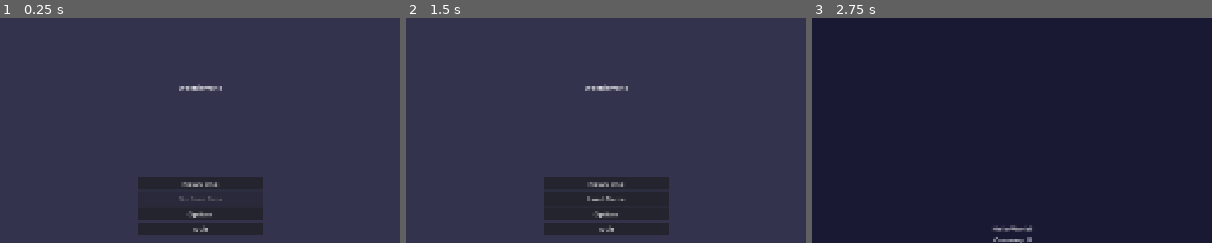
Above: before the commit, frames 1-3 (left to right).
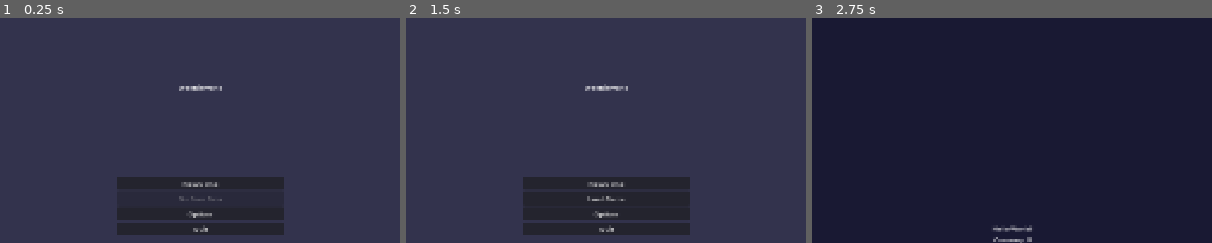
Above: after the commit, the same moments.

Repository: aaronleebrooks/weenieworld
Game: Godot game, scene res://scenes/main_menu/MainMenu.tscn
The game is run twice, just before and just after one commit, with the same random seed, the same clock (stepped at 60 frames per second) and the same inputs.
Inputs:
- Up to frame 1 (0.25 s): no input
- Up to frame 2 (1.5 s): click "New Game" at 0.5 s; click "Back to Menu" at 1.25 s
- Up to frame 3 (2.75 s): click "New Game" at 2 s
The pictures show only the part of the screen within x 25-75%, y 1-51%; the shares and areas given below are measured in that part.

The runs differ from the first frame. In frame 1, 1.7% of the frame differs, in the area x 29-71%, y 70-97%; in frame 2, 2.3%; in frame 3, nothing differs.

Commit message:
Implement native Godot event system for responsive modals - remove custom ResponsiveModal class and use viewport.size_changed signal directly

Diff:
--- a/scenes/main_menu/MainMenu.gd
+++ b/scenes/main_menu/MainMenu.gd
@@ -4,16 +4,59 @@
 @onready var continue_button = $MenuContainer/ContinueButton
 @onready var options_button = $MenuContainer/OptionsButton
 @onready var quit_button = $MenuContainer/QuitButton
+@onready var menu_container = $MenuContainer
+@onready var title = $Title
 
 func _ready():
+	print("MainMenu: _ready() called")
+
 	# Connect button signals
 	new_game_button.pressed.connect(_on_new_game_pressed)
 	continue_button.pressed.connect(_on_continue_pressed)
 	options_button.pressed.connect(_on_options_pressed)
 	quit_button.pressed.connect(_on_quit_pressed)
 
+	# Connect to viewport size changes using native event system
+	get_viewport().size_changed.connect(_on_viewport_size_changed)
+
+	# Initial responsive sizing
+	_update_responsive_layout()
+
 	# Check if save file exists and enable/disable continue button
 	update_continue_button()
+
+func _on_viewport_size_changed():
+	print("MainMenu: Viewport size changed")
+	_update_responsive_layout()
+
+func _update_responsive_layout():
+	var viewport_size = get_viewport().get_visible_rect().size
+	print("MainMenu: Viewport size = ", viewport_size)
+
+	# Adjust menu container size based on viewport
+	var container_width = min(viewport_size.x * 0.4, 400)  # 40% of viewport or max 400px
+	var container_height = min(viewport_size.y * 0.3, 300)  # 30% of viewport or max 300px
+
+	# Ensure minimum size
+	container_width = max(container_width, 200)
+	container_height = max(container_height, 150)
+
+	print("MainMenu: Container size = ", Vector2(container_width, container_height))
+
+	if menu_container:
+		menu_container.offset_left = -container_width / 2
+		menu_container.offset_top = -container_height / 2
+		menu_container.offset_right = container_width / 2
+		menu_container.offset_bottom = container_height / 2
+		print("MainMenu: Menu container updated")
+
+	# Adjust title position
+	if title:
+		var title_width = min(viewport_size.x * 0.3, 300)
+		title_width = max(title_width, 150)
+		title.offset_left = -title_width / 2
+		title.offset_right = title_width / 2
+		print("MainMenu: Title updated")
 
 func _on_new_game_pressed():
 	print("Starting new game...")
--- a/scenes/ui/ConfirmationDialog.gd
+++ b/scenes/ui/ConfirmationDialog.gd
@@ -1,16 +1,68 @@
-extends "res://scripts/components/ResponsiveModal.gd"
+extends Control
 
 @onready var no_button = $DialogPanel/ButtonContainer/NoButton
 @onready var yes_button = $DialogPanel/ButtonContainer/YesButton
+@onready var dialog_panel = $DialogPanel
 
 signal confirmed()
 signal cancelled()
 
-var save_info: Dictionary
+var save_info: Dictionary = {}
+
+# Responsive modal properties
+var min_width: float = 300.0
+var min_height: float = 200.0
+var max_width_percent: float = 0.8
+var max_height_percent: float = 0.8
 
 func _ready():
+	print("ConfirmationDialog: _ready() called")
 	no_button.pressed.connect(_on_no_pressed)
 	yes_button.pressed.connect(_on_yes_pressed)
+
+	# Connect to viewport size changes using native event system
+	get_viewport().size_changed.connect(_on_viewport_size_changed)
+
+	# Initial size update
+	_update_modal_size()
+
+	# Style the buttons
+	no_button.add_theme_color_override("font_color", Color.WHITE)
+	yes_button.add_theme_color_override("font_color", Color.RED)
+
+	# Add spacing between buttons
+	var button_container = $DialogPanel/ButtonContainer
+	button_container.add_theme_constant_override("separation", 20)
+
+	# Set focus to No button (primary action)
+	no_button.grab_focus()
+
+func _on_viewport_size_changed():
+	print("ConfirmationDialog: Viewport size changed")
+	_update_modal_size()
+
+func _update_modal_size():
+	var viewport_size = get_viewport().get_visible_rect().size
+	print("ConfirmationDialog: Viewport size = ", viewport_size)
+
+	var target_width = min(viewport_size.x * max_width_percent, viewport_size.x - 100)
+	var target_height = min(viewport_size.y * max_height_percent, viewport_size.y - 100)
+
+	# Ensure minimum size
+	target_width = max(target_width, min_width)
+	target_height = max(target_height, min_height)
+
+	print("ConfirmationDialog: Target size = ", Vector2(target_width, target_height))
+
+	if dialog_panel:
+		print("ConfirmationDialog: Updating panel size")
+		dialog_panel.offset_left = -target_width / 2
+		dialog_panel.offset_top = -target_height / 2
+		dialog_panel.offset_right = target_width / 2
+		dialog_panel.offset_bottom = target_height / 2
+		print("ConfirmationDialog: Panel offsets set to ", Vector4(dialog_panel.offset_left, dialog_panel.offset_top, dialog_panel.offset_right, dialog_panel.offset_bottom))
+	else:
+		print("ConfirmationDialog: No dialog_panel found")
 
 	# Style the buttons
 	no_button.add_theme_color_override("font_color", Color.WHITE)
--- a/scenes/ui/ConfirmationDialog.tscn
+++ b/scenes/ui/ConfirmationDialog.tscn
@@ -1,7 +1,6 @@
-[gd_scene load_steps=3 format=3 uid="uid://exvn8yqxqxqx"]
+[gd_scene load_steps=2 format=3 uid="uid://exvn8yqxqxqx"]
 
 [ext_resource type="Script" path="res://scenes/ui/ConfirmationDialog.gd" id="1_0x0x0"]
-[ext_resource type="Script" path="res://scripts/components/ResponsiveModal.gd" id="2_0x0x0"]
 
 [node name="ConfirmationDialog" type="Control"]
 layout_mode = 3
--- a/scenes/ui/SaveSelectionMenu.gd
+++ b/scenes/ui/SaveSelectionMenu.gd
@@ -1,15 +1,58 @@
-extends "res://scripts/components/ResponsiveModal.gd"
+extends Control
 
 @onready var save_list = $MenuPanel/SaveList/SaveListContainer
 @onready var no_saves_label = $MenuPanel/SaveList/SaveListContainer/NoSavesLabel
 @onready var back_button = $MenuPanel/ButtonContainer/BackButton
+@onready var menu_panel = $MenuPanel
 
 var save_buttons = []
 var save_containers = []
+var main_menu = null
+
+# Responsive modal properties
+var min_width: float = 400.0
+var min_height: float = 300.0
+var max_width_percent: float = 0.8
+var max_height_percent: float = 0.8
 
 func _ready():
+	print("SaveSelectionMenu: _ready() called")
 	back_button.pressed.connect(_on_back_button_pressed)
+
+	# Connect to viewport size changes using native event system
+	get_viewport().size_changed.connect(_on_viewport_size_changed)
+
+	# Initial size update
+	_update_modal_size()
+
 	populate_save_list()
+
+func _on_viewport_size_changed():
+	print("SaveSelectionMenu: Viewport size changed")
+	_update_modal_size()
+
+func _update_modal_size():
+	var viewport_size = get_viewport().get_visible_rect().size
+	print("SaveSelectionMenu: Viewport size = ", viewport_size)
+
+	var target_width = min(viewport_size.x * max_width_percent, viewport_size.x - 100)
+	var target_height = min(viewport_size.y * max_height_percent, viewport_size.y - 100)
+
+	# Ensure minimum size
+	target_width = max(target_width, min_width)
+	target_height = max(target_height, min_height)
+
+	print("SaveSelectionMenu: Target size = ", Vector2(target_width, target_height))
+
+	if menu_panel:
+		print("SaveSelectionMenu: Updating panel size")
+		menu_panel.offset_left = -target_width / 2
+		menu_panel.offset_top = -target_height / 2
+		menu_panel.offset_right = target_width / 2
+		menu_panel.offset_bottom = target_height / 2
+		print("SaveSelectionMenu: Panel offsets set to ", Vector4(menu_panel.offset_left, menu_panel.offset_top, menu_panel.offset_right, menu_panel.offset_bottom))
+	else:
+		print("SaveSelectionMenu: No menu_panel found")
 
 func populate_save_list():
 	print("Populating save list...")
--- a/scenes/ui/SaveSelectionMenu.tscn
+++ b/scenes/ui/SaveSelectionMenu.tscn
@@ -1,7 +1,6 @@
-[gd_scene load_steps=3 format=3 uid="uid://dxvn8yqxqxqx"]
+[gd_scene load_steps=2 format=3 uid="uid://dxvn8yqxqxqx"]
 
 [ext_resource type="Script" path="res://scenes/ui/SaveSelectionMenu.gd" id="1_0x0x0"]
-[ext_resource type="Script" path="res://scripts/components/ResponsiveModal.gd" id="2_0x0x0"]
 
 [node name="SaveSelectionMenu" type="Control"]
 layout_mode = 3
--- a/scripts/components/ResponsiveModal.gd
+++ /dev/null
@@ -1,49 +0,0 @@
-extends Control
-class_name ResponsiveModal
-
-# Responsive modal that adjusts size based on viewport
-@export var min_width: float = 400.0
-@export var min_height: float = 300.0
-@export var max_width_percent: float = 0.8  # 80% of viewport width
-@export var max_height_percent: float = 0.8  # 80% of viewport height
-
-func _ready():
-	print("ResponsiveModal: _ready() called for ", name)
-	print("ResponsiveModal: Node path = ", get_path())
-	# Connect to viewport size changes
-	var viewport = get_viewport()
-	print("ResponsiveModal: Viewport = ", viewport)
-	viewport.size_changed.connect(_on_viewport_size_changed)
-	_update_size()
-
-func _on_viewport_size_changed():
-	print("ResponsiveModal: Viewport size changed for ", name)
-	_update_size()
-
-func _update_size():
-	var viewport_size = get_viewport().get_visible_rect().size
-	print("ResponsiveModal: Viewport size = ", viewport_size, " for ", name)
-
-	var target_width = min(viewport_size.x * max_width_percent, viewport_size.x - 100)
-	var target_height = min(viewport_size.y * max_height_percent, viewport_size.y - 100)
-
-	# Ensure minimum size
-	target_width = max(target_width, min_width)
-	target_height = max(target_height, min_height)
-
-	print("ResponsiveModal: Target size = ", Vector2(target_width, target_height), " for ", name)
-
-	# Update the modal panel size (check both MenuPanel and DialogPanel)
-	var panel = get_node_or_null("MenuPanel")
-	if not panel:
-		panel = get_node_or_null("DialogPanel")
-
-	if panel:
-		print("ResponsiveModal: Found panel ", panel.name, " for ", name)
-		panel.offset_left = -target_width / 2
-		panel.offset_top = -target_height / 2
-		panel.offset_right = target_width / 2
-		panel.offset_bottom = target_height / 2
-		print("ResponsiveModal: Set panel offsets to ", Vector4(panel.offset_left, panel.offset_top, panel.offset_right, panel.offset_bottom), " for ", name)
-	else:
-		print("ResponsiveModal: No panel found for ", name)
